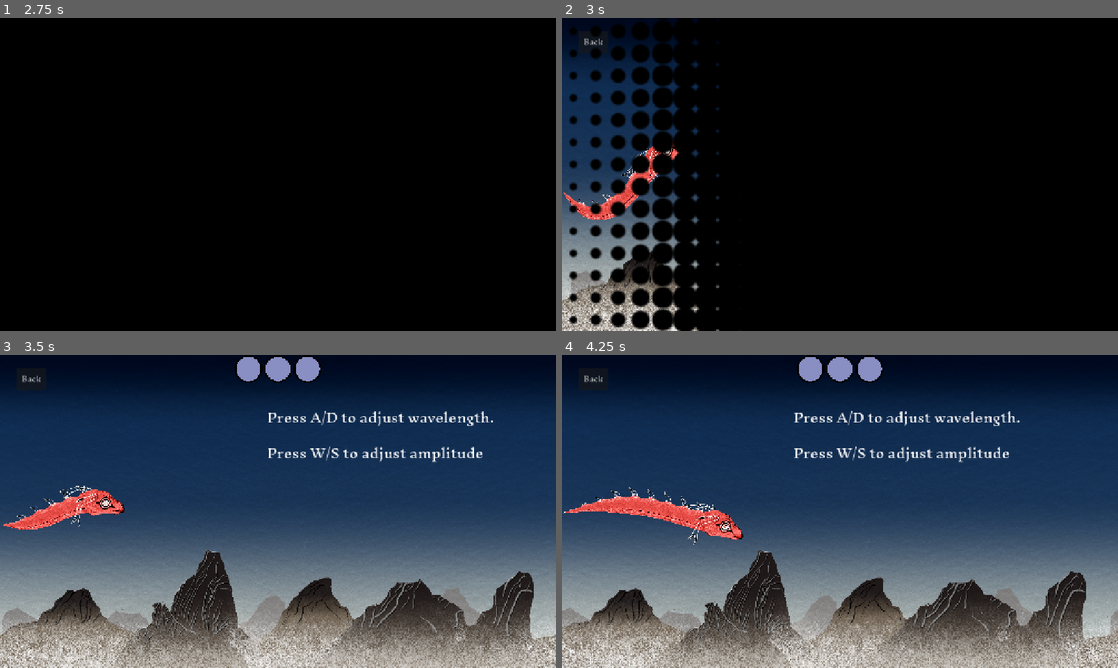
Above: before the commit, frames 1-4 (two rows, left to right).
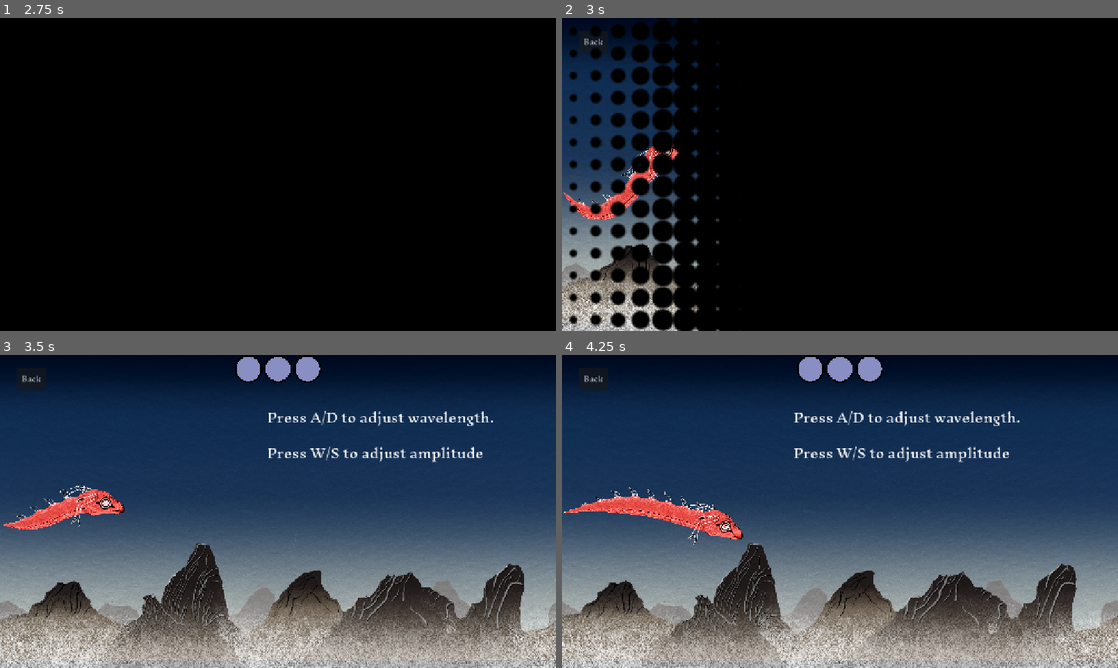
Above: after the commit, the same moments.

Repository: amap1380/waves
Game: Godot game, scene res://scenes/level_select.tscn
The game is run twice, just before and just after one commit, with the same random seed, the same clock (stepped at 60 frames per second) and the same inputs.
Inputs (mouse positions are in pixels of both pictures, inside the frame that each line leads up to):
- Up to frame 1 (2.75 s): click "1" at 0.5 s; click "2" at 1.25 s; tap Enter (ui_accept) at 2 s; move the mouse to (400, 158) at 2.02 s; hold D (right) from 2.03 s (still down); hold Enter (ui_accept) from 2.03 s (still down); click (400, 158) at 2.17 s
- Up to frame 2 (3 s): move the mouse to (728, 190) at 2.77 s; release D (right) at 2.78 s; release Enter (ui_accept) at 2.78 s; hold Down (down) from 2.78 s (still down); tap Enter (ui_accept) at 2.85 s; click (728, 190) at 2.92 s
- Up to frame 3 (3.5 s): keep holding Down (down); tap Enter (ui_accept) at 3.02, 3.32 s
- Up to frame 4 (4.25 s): tap A (left) at 3.5 s; move the mouse to (895, 442) at 3.52 s; release Down (down) at 3.53 s; hold D (right) from 3.53 s (still down); hold Enter (ui_accept) from 3.53 s (still down); click (895, 442) at 3.67 s

Frame 1 is identical in both runs. In frame 2, 2.0% of the frame differs, in the area x 0-29%, y 67-100%; in frame 3, 16%; in frame 4, 16%, in the area x 0-100%, y 60-100%.

Commit message:
added some comments and camera shake

Diff:
--- a/scenes/main.tscn
+++ b/scenes/main.tscn
@@ -61,6 +61,7 @@
 position = Vector2(264, -194)
 
 [node name="Parallax2D" type="Parallax2D" parent="."]
+scroll_offset = Vector2(-22.5, -17.5)
 repeat_size = Vector2(1980, 0)
 ignore_camera_scroll = true
 
@@ -77,6 +78,7 @@
 
 [node name="Sky" type="Parallax2D" parent="."]
 z_index = -10
+scroll_offset = Vector2(-22.5, -17.5)
 repeat_size = Vector2(1280, 0)
 ignore_camera_scroll = true
 
@@ -88,6 +90,7 @@
 
 [node name="Mountains" type="Parallax2D" parent="."]
 z_index = -10
+scroll_offset = Vector2(-22.5, -17.5)
 repeat_size = Vector2(1280, 0)
 autoscroll = Vector2(-30, 0)
 ignore_camera_scroll = true
@@ -99,6 +102,7 @@
 
 [node name="MountainsMistBack" type="Parallax2D" parent="."]
 z_index = -10
+scroll_offset = Vector2(-22.5, -17.5)
 repeat_size = Vector2(1280, 0)
 autoscroll = Vector2(-40, 0)
 ignore_camera_scroll = true
@@ -110,6 +114,7 @@
 
 [node name="MountainsMistFront" type="Parallax2D" parent="."]
 z_index = -10
+scroll_offset = Vector2(-22.5, -17.5)
 repeat_size = Vector2(1280, 0)
 autoscroll = Vector2(-60, 0)
 ignore_camera_scroll = true
--- a/scripts/autoloads/scene_manager.gd
+++ b/scripts/autoloads/scene_manager.gd
@@ -3,6 +3,7 @@
 @onready var animation_player: AnimationPlayer = $AnimationPlayer
 
 
+# changes scenes to a file and plays the transition animation
 func change_scene(from, to_scene_name: String):
 
 	animation_player.play("transition_out")
--- a/scripts/autoloads/signal_bus.gd
+++ b/scripts/autoloads/signal_bus.gd
@@ -1,4 +1,6 @@
 extends Node
+
+#event bus design pattern
 
 @warning_ignore("unused_signal")
 signal collectable_crossed
--- a/scripts/camera_2d.gd
+++ b/scripts/camera_2d.gd
@@ -39,25 +39,14 @@
 		offset.y = noise.get_noise_2d(0, shake_time) * shake_intensity
 
 		shake_intensity = max(shake_intensity - shake_decay * delta, 0)
+		active_shake_time -= delta
 	else:
 		offset = lerp(offset, Vector2.ZERO, 10.5*delta)
 	if trauma: # If the camera is currently shaking
 		trauma = max(trauma - decay * delta, 0) # Decay the shake strength
 		shake() # Shake the camera
 
-
-func screen_shake(intensity: float, time: float):
-	shake_rng.randomize()
-	noise.seed = shake_rng.randi()
-	noise.frequency = 2.0
-
-	shake_intensity = intensity
-	active_shake_time = time
-	shake_time = 0.0
-
-
-
-
+#type one screen shake
 ## The function to use for adding trauma (screen shake)
 func add_trauma(amount : float) -> void:
 	trauma = min(trauma + amount, 1.0) # Add the amount of trauma (capped at 1.0)
@@ -69,3 +58,22 @@
 	rotation = max_roll * amount * randf_range(-1, 1)
 	offset.x = max_offset.x * amount * randf_range(-1, 1)
 	offset.y = max_offset.y * amount * randf_range(-1, 1)
+#end of type one
+
+#type 2 screen shake
+
+func add_screen_shake(intensity: float, time: float):
+	shake_rng.randomize()
+	noise.seed = shake_rng.randi()
+	noise.frequency = 2.0
+
+	shake_intensity += intensity
+	active_shake_time = time
+	shake_time = 0.0
+
+func reset_screen_shake():
+	shake_intensity = 0
+	active_shake_time = 0
+	shake_time = 0
+
+#end of type 2
--- a/scripts/collectable.gd
+++ b/scripts/collectable.gd
@@ -14,12 +14,8 @@
 @export var score:int = 0
 
 func _ready() -> void:
-	point_light_2d.editor_only = true
+	point_light_2d.enabled = false
 
-
-# Called every frame. 'delta' is the elapsed time since the previous frame.
-func _process(_delta: float) -> void:
-	pass
 
 
 func _physics_process(delta: float) -> void:
@@ -54,7 +50,7 @@
 
 
 func _on_visible_on_screen_notifier_2d_screen_entered() -> void:
-	point_light_2d.editor_only = false
+	point_light_2d.enabled = true
 
 
 func _on_visible_on_screen_notifier_2d_screen_exited() -> void:
--- a/scripts/day_night_cycle.gd
+++ b/scripts/day_night_cycle.gd
@@ -19,11 +19,6 @@
 		INITIAL_HOUR = h
 		time = INGAME_TO_REAL_MINUTE_DURATION * MINUTES_PER_HOUR * INITIAL_HOUR
 
-func _ready() -> void:
-	if Engine.is_editor_hint():
-		time = INGAME_TO_REAL_MINUTE_DURATION * MINUTES_PER_HOUR * INITIAL_HOUR
-		var value = (sin(time - PI / 2.0) + 1.0) / 2.0
-		self.color = gradient.sample(value)
 
 
 func _process(_delta: float) -> void:
--- a/scripts/day_night_cycle_shader.gd
+++ b/scripts/day_night_cycle_shader.gd
@@ -22,12 +22,6 @@
 		time = INGAME_TO_REAL_MINUTE_DURATION * MINUTES_PER_HOUR * INITIAL_HOUR
 
 
-func _ready() -> void:
-	if Engine.is_editor_hint():
-		time = INGAME_TO_REAL_MINUTE_DURATION * MINUTES_PER_HOUR * INITIAL_HOUR
-		var value = (sin(time - PI / 2.0) + 1.0) / 2.0
-		color_rect.material.set("shader_parameter/blend_color", gradient.sample(value))
-
 
 func _process(_delta: float) -> void:
 	var value: float
--- a/scripts/dialogue_screen.gd
+++ b/scripts/dialogue_screen.gd
@@ -7,7 +7,9 @@
 var dialogue: Dialogue
 var current_line: int = 0
 
+
 func _ready() -> void:
+	#loads the current level dialogue from dialogues folder
 	if not ResourceLoader.exists("res://resources/dialogues/%d.tres" % LevelManager.current_level):
 		SceneManager.change_scene(self,"res://scenes/main.tscn")
 		return
@@ -15,14 +17,18 @@
 	if dialogue.dialogue_lines.is_empty():
 		SceneManager.change_scene(self, "res://scenes/main.tscn")
 		return
+	#sets the label text and hides it
 	label.text = dialogue.dialogue_lines[current_line]
 	label.visible_ratio = 0.0
 
 func _unhandled_input(event: InputEvent) -> void:
-	if event.is_action_pressed("ui_accept"):
+	if (event.is_action_pressed("ui_accept")
+		or (event is InputEventMouseButton and event.button_index == 1)):
 		if label.visible_ratio < 1.0:
+			#shows the current line
 			label.visible_ratio = 1.0
 		else:
+			#progress the dialogue lines
 			update_current_line(current_line + 1)
 
 func _process(delta: float) -> void:
--- a/scripts/head.gd
+++ b/scripts/head.gd
@@ -5,18 +5,10 @@
 
 @onready var animation_player: AnimationPlayer = $AnimationPlayer
 
-func _process(delta: float) -> void:
-	pass
+
 
 func _on_area_entered(area: Area2D) -> void:
 	if area.is_in_group("Collectables") and area is Collectable:
-		#if area.energy_level < sine_wave.energy_level:
-			#self.on_head_score += 1
-		#else:
-			#self.mistake_score += 1
-			#camera_2d.add_trauma(0.3)
-		#play_devour_animation()
-		#play_collected_sound()
 		area.absorb()
 		animation_player.play("devour")
 		devoured.emit(area)
--- a/scripts/level.gd
+++ b/scripts/level.gd
@@ -3,5 +3,6 @@
 
 @export var number_of_orbs: int = 0
 
+#scores
 @export var max_positive: int
 @export var max_negetive: int
--- a/scripts/main.gd
+++ b/scripts/main.gd
@@ -65,19 +65,10 @@
 # Called every frame. 'delta' is the elapsed time since the previous frame.
 func _physics_process(delta: float) -> void:
 	var arr = sine_wave.arr
-	#var speed = arr[x_pos].distance_to(arr[x_pos + 1])
-	#x_pos += delta * 100.0 / speed
-	#x_pos = wrapf(x_pos, 0.0, get_viewport_rect().size.x)
 
 	for collectable: Collectable in get_tree().get_nodes_in_group("Collectables"):
 		if collectable.is_on_screen() :
 			if collectable.check_collision_with_wave(arr, sine_wave.global_position):
-				#if collectable.energy_level == sine_wave.energy_level:
-					#self.on_body_score += 1
-				#else:
-					#self.mistake_score += 1
-					#camera_2d.add_trauma(0.3)
-				#collectable.queue_free()
 				pass
 
 
@@ -87,11 +78,7 @@
 
 func _on_collectable_crossed(_collectable: Collectable):
 	pass
-	#if sine_wave.energy_level < collectable.energy_level:
-		#self.no_hit_score += 1
-	#else:
-		#self.mistake_score += 1
-		#camera_2d.add_trauma(0.3)
+
 
 func _on_level_finished():
 	if positive_score == MAX_POSITIVE:
@@ -147,6 +134,8 @@
 
 
 func _on_head_devoured(area: Collectable) -> void:
+	if area.score < 0:
+		camera_2d.add_screen_shake(4, 0.2)
 	self.positive_score += area.score
 	self.positive_score = clampi(self.positive_score, 0, MAX_POSITIVE)
 	self.negetive_score += area.score
--- a/scripts/sine_wave.gd
+++ b/scripts/sine_wave.gd
@@ -3,8 +3,8 @@
 
 @onready var body: Line2D = $Body
 @onready var spikes: Line2D = $Spikes
+
 @onready var head: Head = $Head
-
 
 @export var amplitude = 100.0:
 	set(value):
@@ -28,9 +28,6 @@
 			number_of_points = value
 			queue_redraw()
 
-#@export var gradient_1: Gradient
-#@export var gradient_2: Gradient
-#@export var gradient_3: Gradient
 
 func _ready() -> void:
 	update_array()
@@ -38,11 +35,9 @@
 
 var ratio = 0.1
 
-@onready var collison_polygone : Array[PackedVector2Array]
 var arr = PackedVector2Array()
 
 var color: Color
-var energy_level := 0
 
 
 func _physics_process(delta: float) -> void:
@@ -57,26 +52,6 @@
 	h += delta * sine_speed
 	wrapf(h,0, TAU)
 
-	#var energy = abs(amplitude)/200.0 * (1.0 - ratio)
-	# energy ranges
-	#if energy <= 0.3:
-		#energy_level = 1
-		#color = Color("30bf7fff")
-		#body.gradient = gradient_1
-	#elif energy > 0.3 and energy < 0.6:
-		#energy_level = 2
-		#color = Color("b630bfff")
-		#body.gradient = gradient_2
-	#elif energy >= 0.6:
-		#energy_level = 3
-		#color = Color("3078bfff")
-		#body.gradient = gradient_3
-	#else:
-		#energy_level = 0
-		#color = Color.RED
-		#body.gradient = null
-	##self.modulate = color
-	#body.self_modulate = color * 2.0
 	update_array()
 	body.points = arr
 	spikes.points = arr
